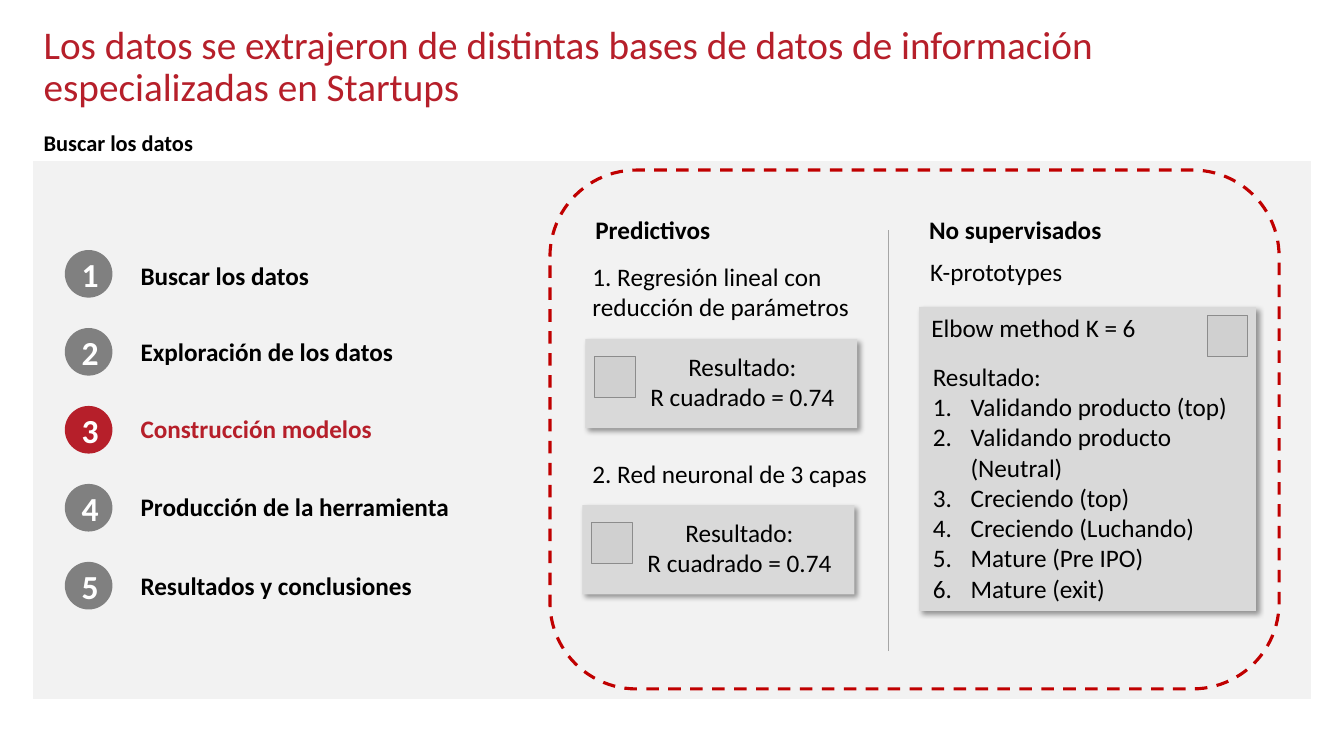
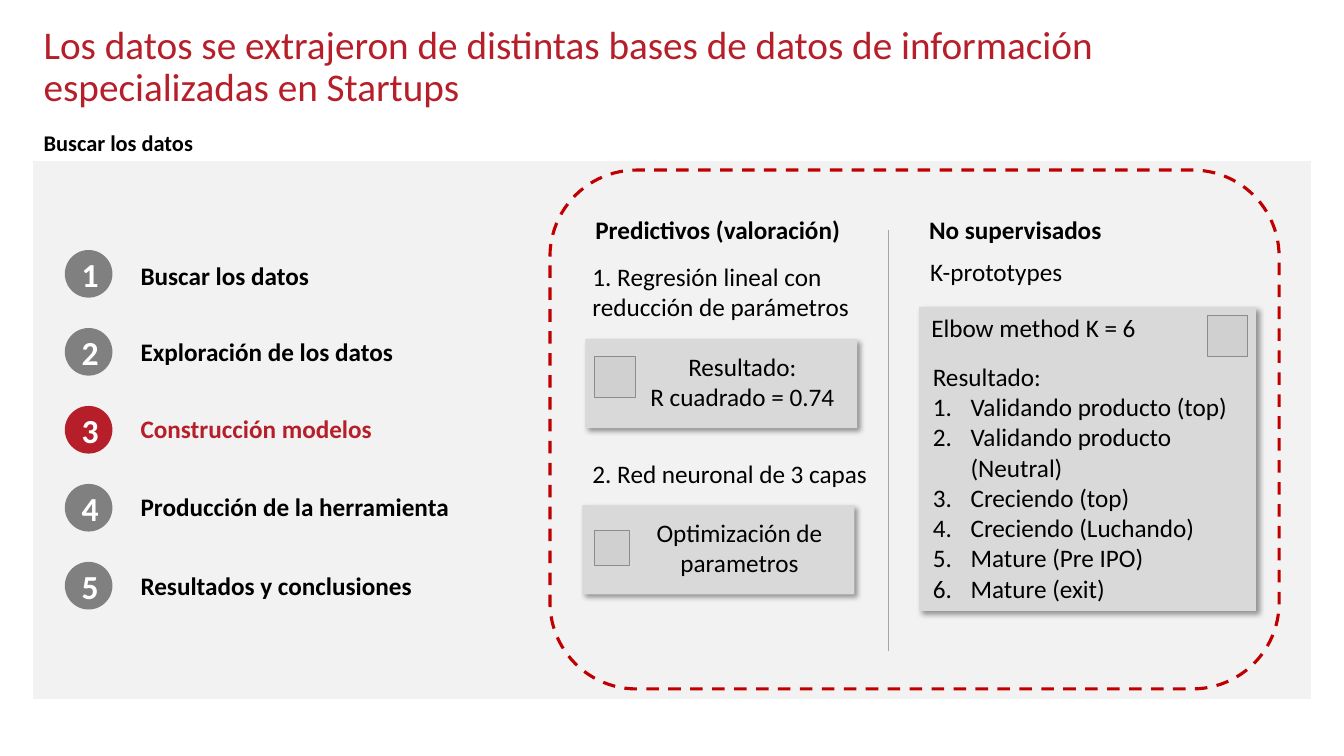
Before and after one commit to emiliomunozperez/Proyecto-final-ML---Emilio-Mu-oz, a slide deck: slide 6 of Presentación proyecto final Machine learning - Emilio Muñoz.pptx. Drawn at 1344x756 pixels with LibreOffice and Linux fonts; fonts in the diff are those of the drawing; grey boxes stand for pictures; background and template pictures are left out. Boxes give left, top, right and bottom in pixels: in the first picture for what was removed or moved away, otherwise in the second. Text is boxed around its words. In the diff, an @@ line names an element or a change of style, - is before the commit and + after.

```diff
--- a/Presentación proyecto final Machine learning - Emilio Muñoz.pptx
+++ b/Presentación proyecto final Machine learning - Emilio Muñoz.pptx
@@ text at <box>595,220,840,243</box>: text changed @@
-Predictivos
+Predictivos (valoración)
@@ picture: place and size @@
-picture at <box>592,523,632,564</box>
+picture at <box>595,530,630,566</box>
@@ text at <box>657,524,822,576</box>: text changed @@
-Resultado:
-R cuadrado = 0.74
+Optimización de parametros
```
Also in this commit, not shown: 1 other slide changed.
